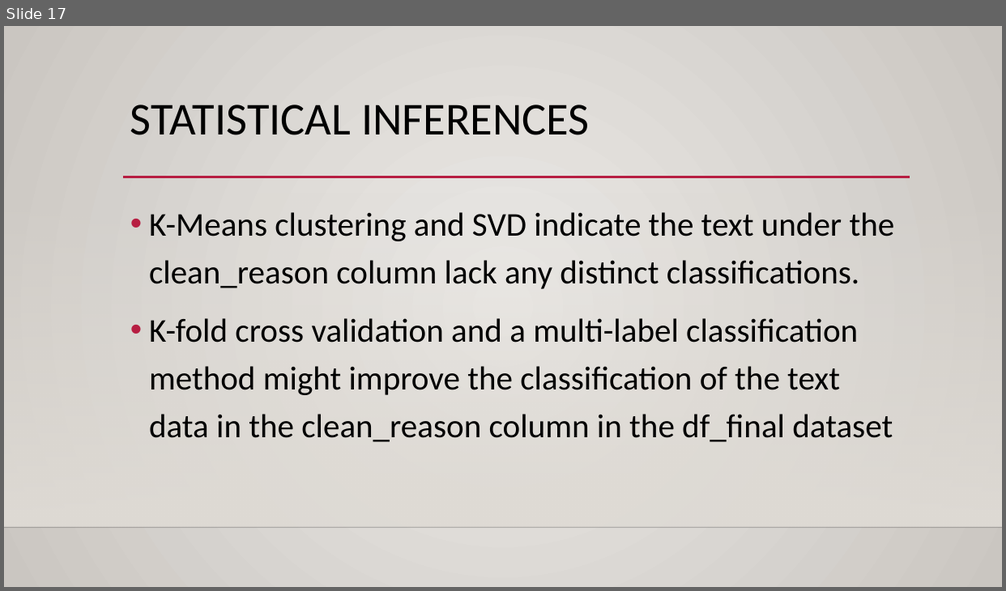
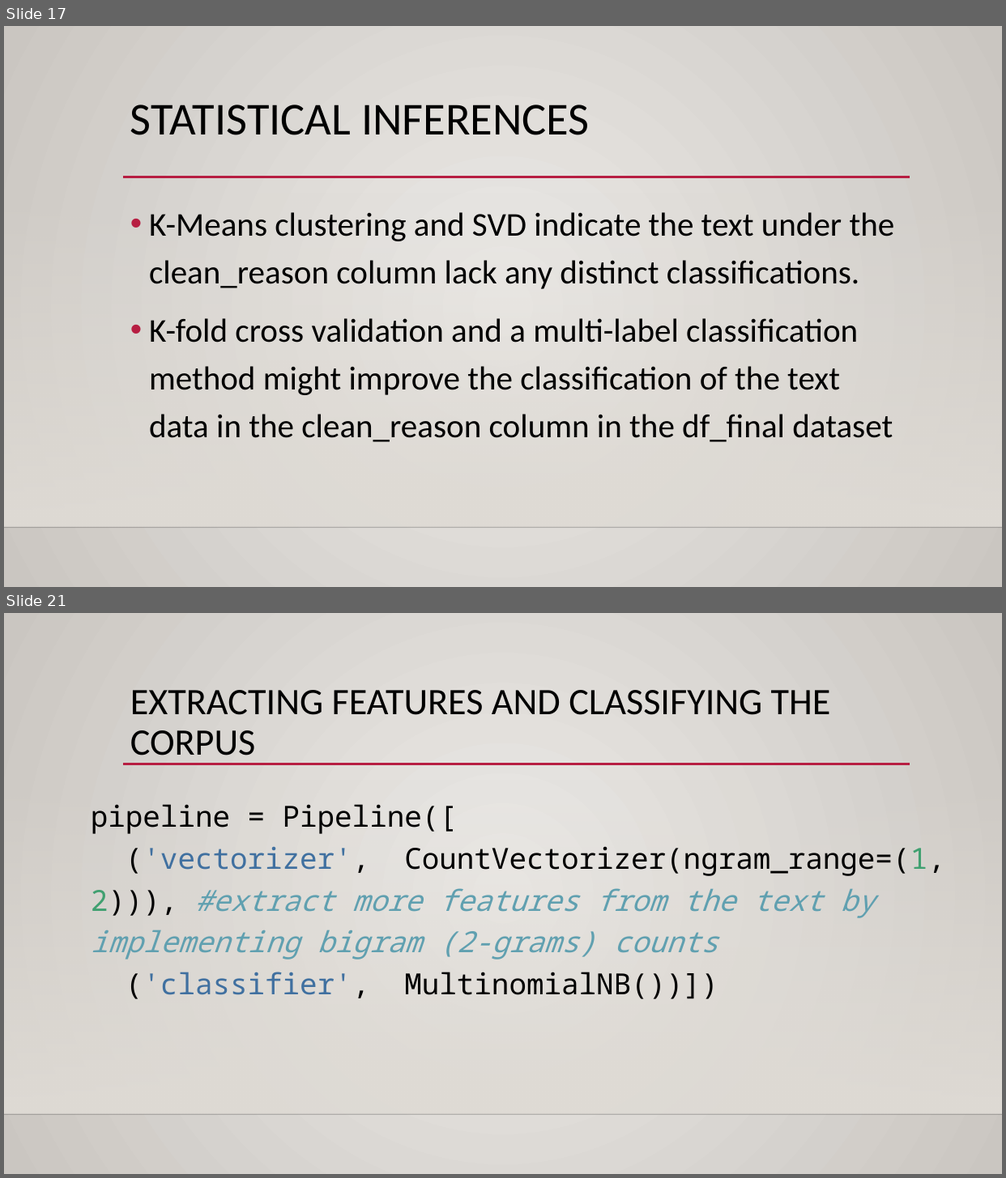
Before and after one commit to mlliu-github/Springboard-Data-Science-Career-Track, a slide deck: Capstone Project 1/Capstone Project 1 Presentation.pptx. Shown one above the other, each under a label of ours: slide 17 before the commit, slides 17 and 21 after it; the slides between them are not shown. The pictures are 1006x591 and 1006x1178 pixels, drawn with LibreOffice and Linux fonts; fonts in the diff are those of the drawing; background and template pictures are left out. Boxes give left, top, right and bottom in pixels: in the first picture for what was removed or moved away, otherwise in the second. Text is boxed around its words. In the diff, an @@ line names an element or a change of style, - is before the commit and + after.

```diff
--- a/Capstone Project 1/Capstone Project 1 Presentation.pptx
+++ b/Capstone Project 1/Capstone Project 1 Presentation.pptx
@@ slide 21 added at bbox=[4, 613, 1002, 1174], background gradient #ECEAE7 to #CAC7C1; not listed: 3 template elements that a slide beside it also shows @@
@@ title added at bbox=[130, 690, 831, 764], 36 pt, text #000000 @@
+EXTRACTING FEATURES AND CLASSIFYING THE CORPUS
@@ text added at bbox=[91, 804, 944, 999], 28 pt, text #000000 @@
+pipeline = Pipeline([
+('vectorizer', CountVectorizer(ngram_range=(1, 2))), #extract more features from the text by implementing bigram (2-grams) counts
+('classifier', MultinomialNB())])
```
Also in this commit, not shown: 19 other slides added.
